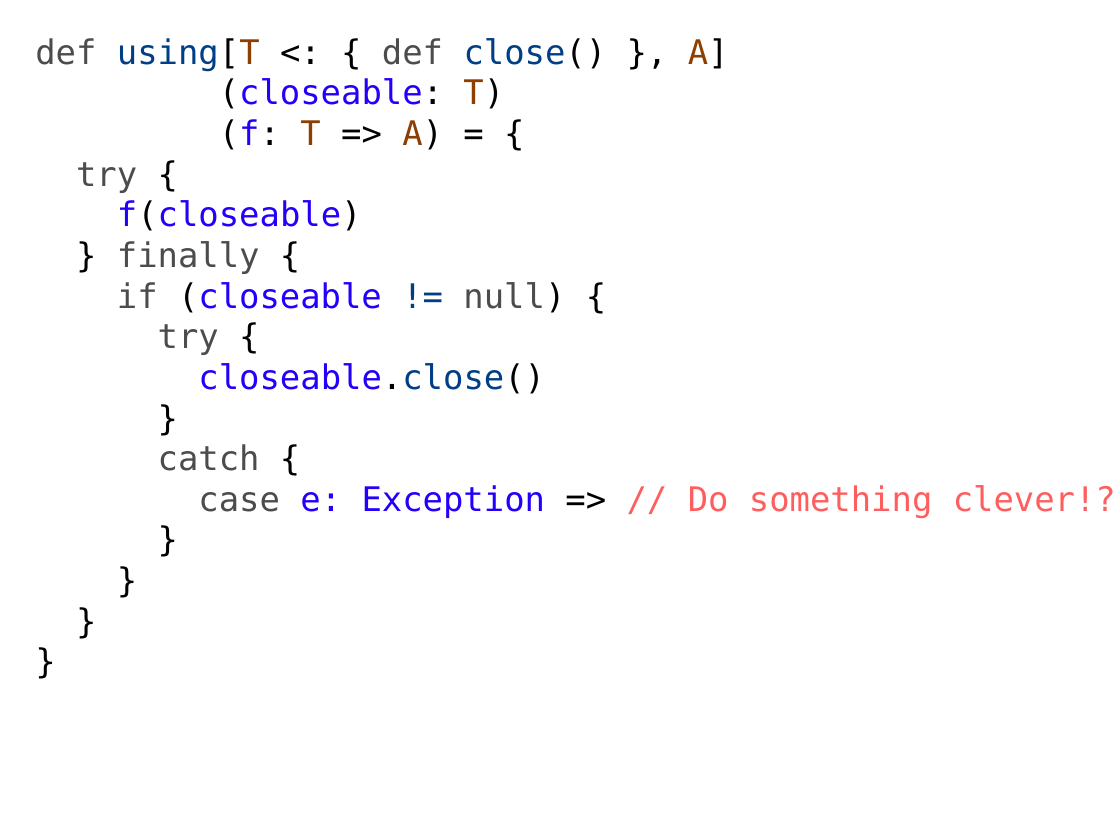
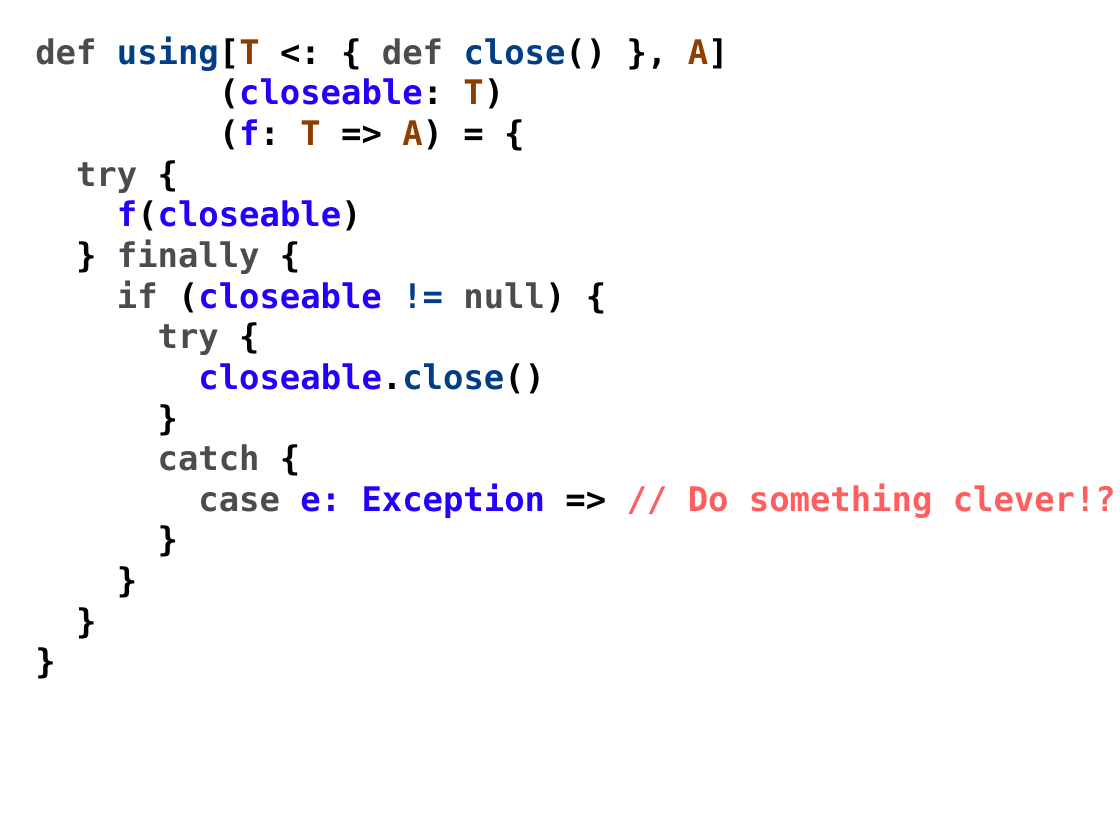
Before and after one commit to javaBin/scala-training-slides, a slide deck: slide 11 of 2.2 - higherorderfunctions.odp. Drawn at 1120x840 pixels with LibreOffice and Linux fonts; fonts in the diff are those of the drawing; background and template pictures are left out. Boxes give left, top, right and bottom in pixels: in the first picture for what was removed or moved away, otherwise in the second. Text is boxed around its words. In the diff, an @@ line names an element or a change of style, - is before the commit and + after.

```diff
--- a/2.2 - higherorderfunctions.odp
+++ b/2.2 - higherorderfunctions.odp
@@ text "def using[T <: { def ..." at <box>35,36,1116,518</box>: bold on @@
```
Also in this commit, not shown: 1 other slide changed, 3 other files.
